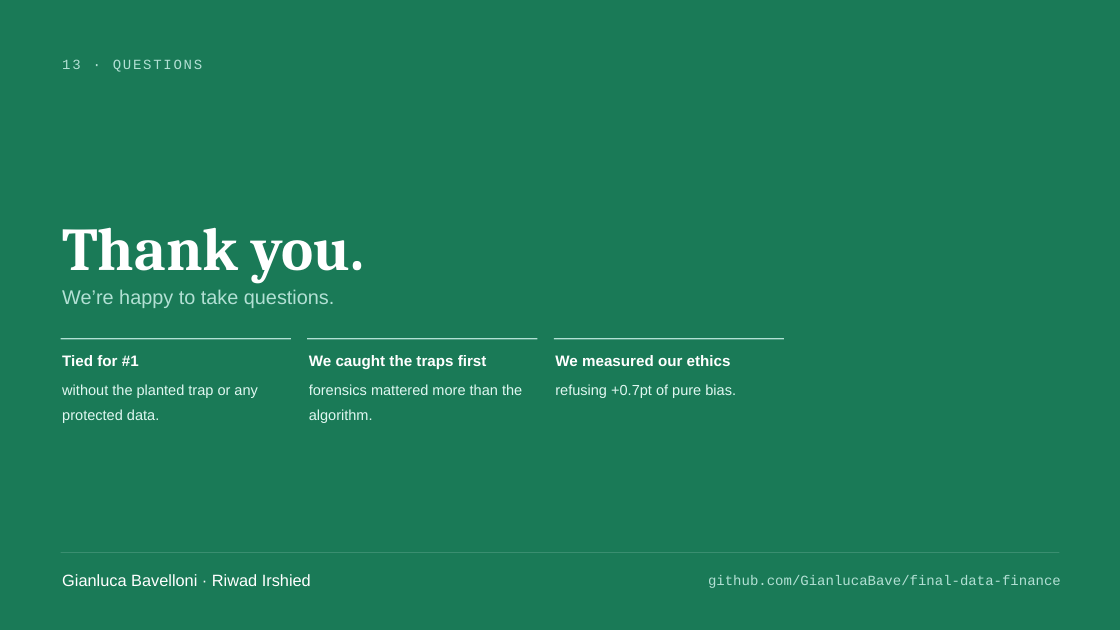
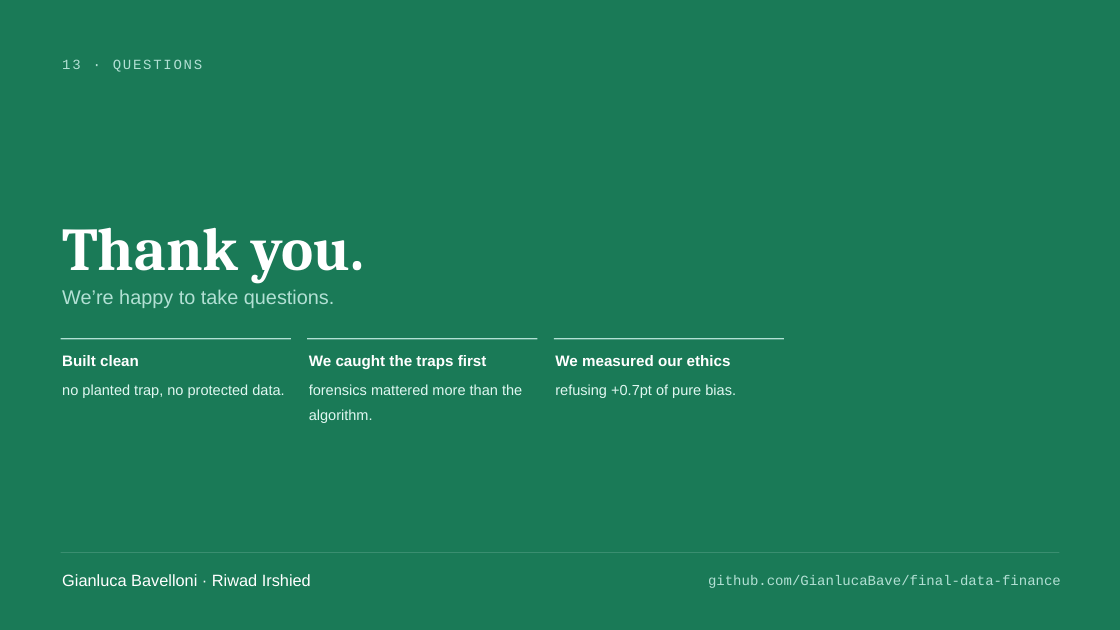
Before and after one commit to GianlucaBave/final-data-finance, a slide deck: slide 13 of presentation/Consulting_Finance_ML_Slides.pptx. Drawn at 1120x630 pixels with LibreOffice and Linux fonts; fonts in the diff are those of the drawing. Boxes give left, top, right and bottom in pixels: in the first picture for what was removed or moved away, otherwise in the second. Text is boxed around its words. In the diff, an @@ line names an element or a change of style, - is before the commit and + after.

```diff
--- a/presentation/Consulting_Finance_ML_Slides.pptx
+++ b/presentation/Consulting_Finance_ML_Slides.pptx
@@ text at [62, 355, 139, 366]: text changed @@
-Tied for #1
+Built clean
@@ text at [62, 384, 284, 398]: text changed @@
-without the planted trap or any protected data.
+no planted trap, no protected data.
```
Also in this commit, not shown: 2 other slides changed.
